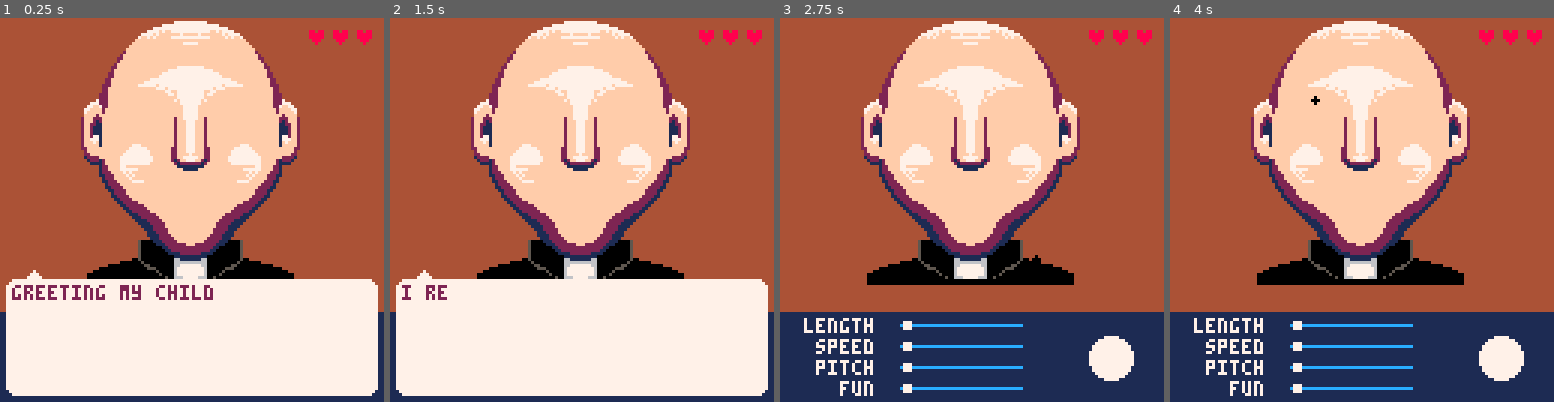
Above: before the commit, frames 1-4 (left to right).
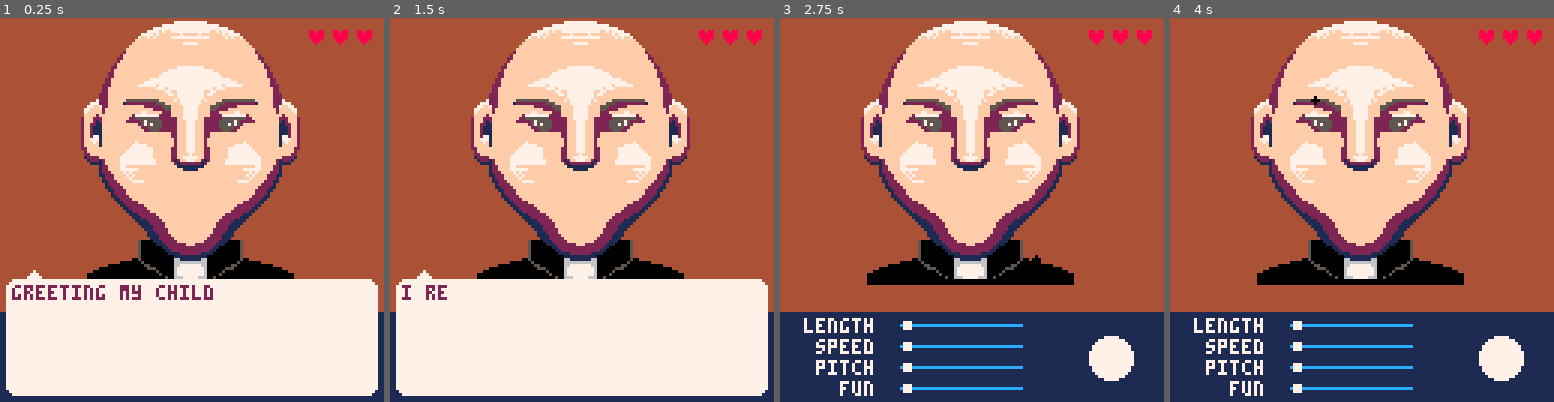
Above: after the commit, the same moments.

Repository: Alfie-Edwards/game-boys
Game: PICO-8 cartridge game.p8
The game is run twice, just before and just after one commit, with the same random seed, the same clock (stepped at 60 frames per second) and the same inputs.
Inputs (mouse positions are in pixels of both pictures, inside the frame that each line leads up to):
- Up to frame 1 (0.25 s): no input
- Up to frame 2 (1.5 s): tap O (Z key) at 0.33, 0.7, 1.43 s; click (459, 121) at 0.67 s; tap X (X key) at 1.07 s; click (520, 267) at 1.22 s
- Up to frame 3 (2.75 s): click (975, 114) at 1.77 s; tap X (X key) at 2.07, 2.4, 2.73 s; tap O (Z key) at 2.22 s; click (1037, 259) at 2.32 s
- Up to frame 4 (4 s): click (1492, 106) at 2.87 s; tap X (X key) at 3.07, 3.4, 3.73 s; tap O (Z key) at 3.1, 3.98 s; click (1254, 256) at 3.42 s; click (1315, 102) at 3.97 s

The runs differ from the first frame. In frame 1, 1.6% of the frame differs, in the area x 32-68%, y 21-39%; in frame 2, 1.6%; in frame 3, 1.6%; in frame 4, 1.6%.

Commit message:
drawing eyes

Diff:
--- a/face.lua
+++ b/face.lua
@@ -1,6 +1,8 @@
 sprite_info = {
 	priest = {
 		collar_sprite = 101,
+		neutral_eyes_sprite = 80,
+		neutral_mouth_sprite = 83,
 	}
 }
 
@@ -83,27 +85,37 @@
 	                           10, 0, true)
 end
 
-function draw_collar_left(x, y)
-	spr(101, x, y, 5, 2, false, false)
-end
-
-function draw_collar_right(x, y)
-	spr(101, x, y, 5, 2, true, false)
-end
-
 function tiles(x)
 	return x * 8
 end
 
+function draw_collar_left(sprite_idx, x, y)
+	spr(sprite_idx, x, y, 5, 2, false, false)
+end
+function draw_collar_right(sprite_idx, x, y)
+	spr(sprite_idx, x, y, 5, 2, true, false)
+end
 function draw_collar(sprite_idx, head_bottom)
-	draw_collar_left(64 - tiles(5), head_bottom - tiles(1))
-	draw_collar_right(64 - 1,       head_bottom - tiles(1))
+	draw_collar_left(sprite_idx, 64 - tiles(5), head_bottom - tiles(1))
+	draw_collar_right(sprite_idx, 64 - 1,       head_bottom - tiles(1))
+end
+
+function draw_neutral_eyes_left(sprite_idx, x, y)
+	spr(sprite_idx, x, y, 3, 3, true, false)
+end
+function draw_neutral_eyes_right(sprite_idx, x, y)
+	spr(sprite_idx, x, y, 3, 3, false, false)
+end
+function draw_neutral_eyes(sprite_idx, head_top, head_left, head_right)
+	draw_neutral_eyes_left(sprite_idx, head_left + 3, head_top + tiles(3))
+	draw_neutral_eyes_right(sprite_idx, head_right - tiles(3) - 3, head_top + tiles(3))
 end
 
 function draw_head(name)
 	-- TODO #temp
 	name = "priest"
 
+	-- setup
 	pal()
 	palt(0, false)
 	palt(13, true)
@@ -113,11 +125,18 @@
 	local head_top = 1
 	local head_bottom = head_top + tiles(10)
 
+	-- base
 	draw_base_left(head_left, head_top)
 	draw_base_right(head_right - tiles(4), head_top)
 
 	draw_ear_left(head_left - tiles(1) + 1, head_top + tiles(3))
 	draw_ear_right(head_right - 1,          head_top + tiles(3))
 
+	-- features
 	draw_collar(sprite_info[name].collar_sprite, head_bottom)
+
+	draw_neutral_eyes(sprite_info[name].neutral_eyes_sprite,
+	                  head_top, head_left, head_right)
+
+	--
 end
